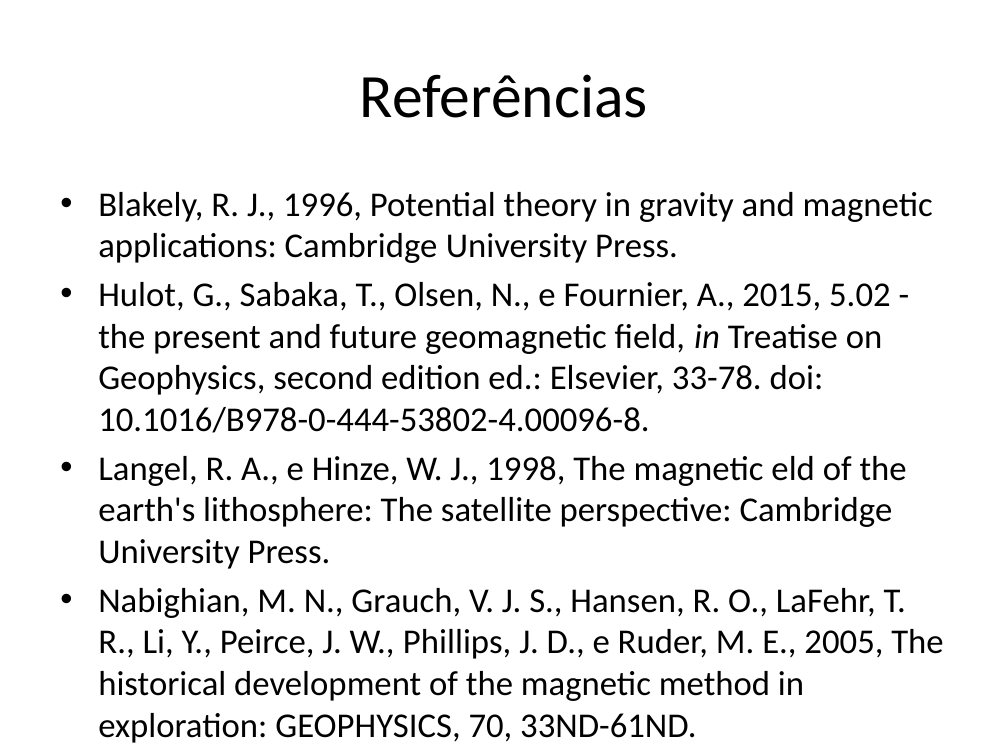
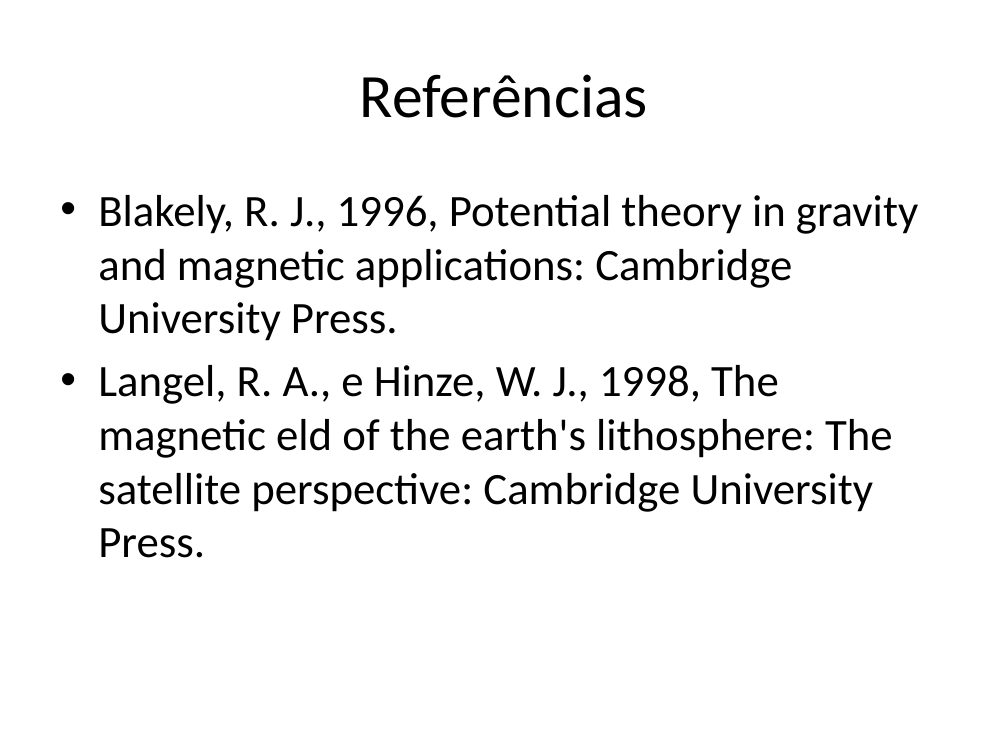
Before and after one commit to pinga-lab/CE-VII-SimBGf-2016, a slide deck: slide 22 of slides/4b_anomalia_campo_total.pptx (slide 20 before the commit). Drawn at 1008x756 pixels with LibreOffice and Linux fonts; fonts in the diff are those of the drawing. Boxes give left, top, right and bottom in pixels: in the first picture for what was removed or moved away, otherwise in the second. Text is boxed around its words. In the diff, an @@ line names an element or a change of style, - is before the commit and + after.

```diff
--- a/slides/4b_anomalia_campo_total.pptx
+++ b/slides/4b_anomalia_campo_total.pptx
@@ text "Blakely, R. J., 1996, Potential ..." at (x1=98, y1=195, x2=918, y2=558): size 24.8 to 32 pt; more space between paragraphs @@
@@ text at (x1=98, y1=282, x2=890, y2=433): paragraph removed @@
-• Hulot, G., Sabaka, T., Olsen, N., e Fournier, A., 2015, 5.02 - the present and future geomagnetic field, in Treatise on Geophysics, second edition ed.: Elsevier, 33-78. doi: 10.1016/B978-0-444-53802-4.00096-8.
@@ text at (x1=98, y1=588, x2=943, y2=743): paragraph removed @@
-• Nabighian, M. N., Grauch, V. J. S., Hansen, R. O., LaFehr, T. R., Li, Y., Peirce, J. W., Phillips, J. D., e Ruder, M. E., 2005, The historical development of the magnetic method in exploration: GEOPHYSICS, 70, 33ND-61ND.
```
Also in this commit, not shown: 2 other slides changed, 3 slides added, 1 slide removed.
